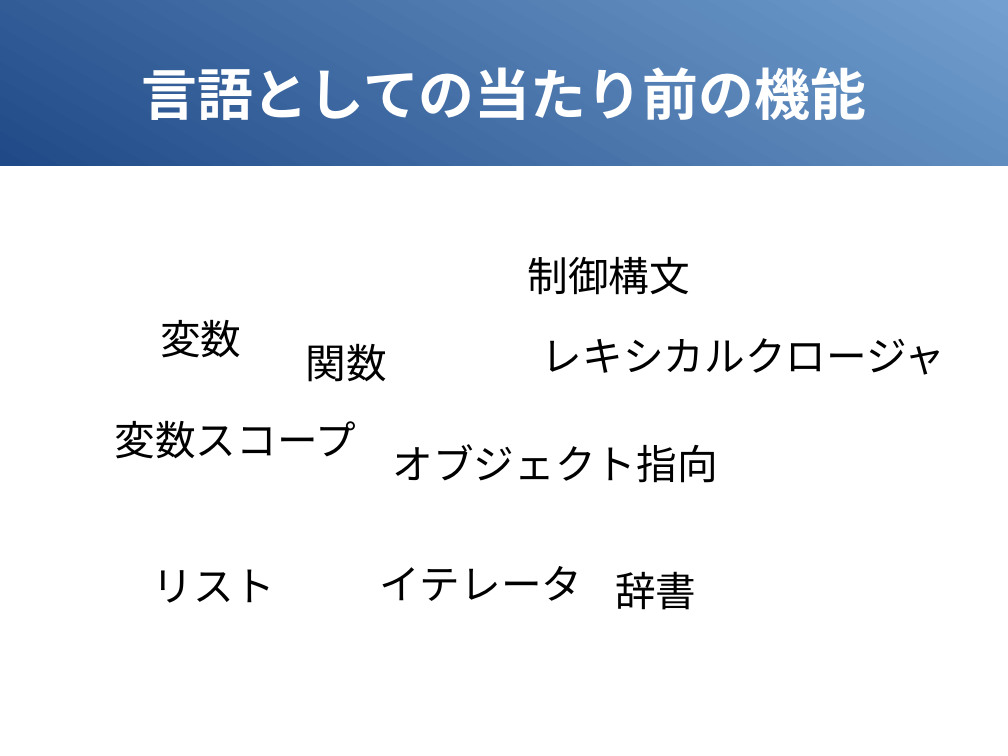
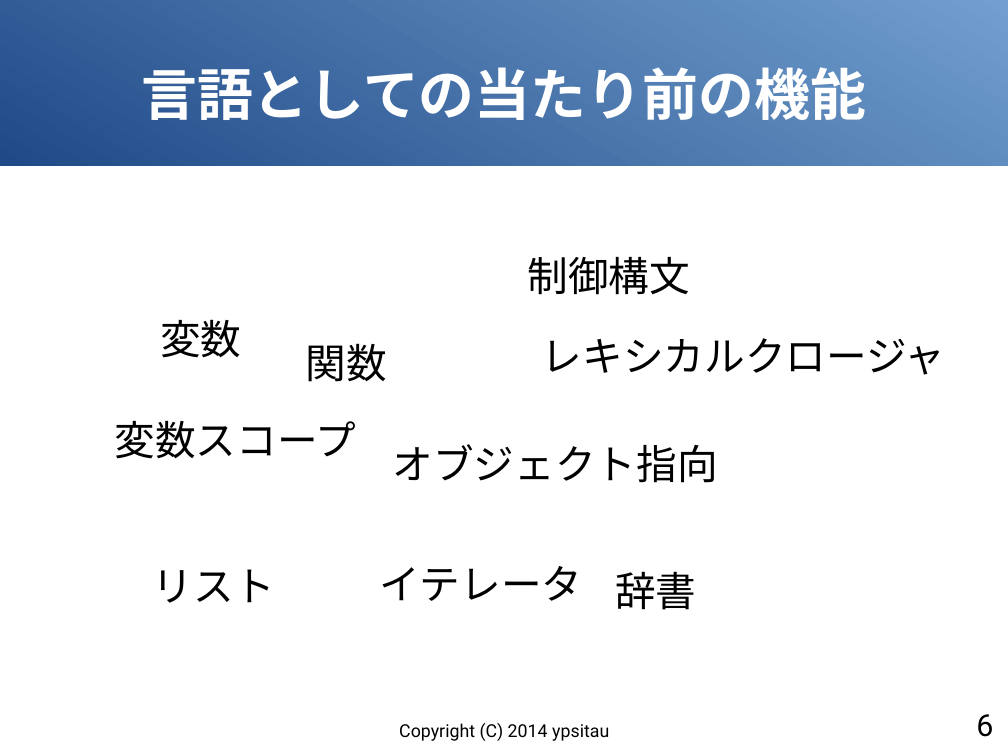
Before and after one commit to gura-lang/gura-doc, a slide deck: slide 6 of presentation/gura-introduction.odp. Drawn at 1008x756 pixels with LibreOffice and Linux fonts; fonts in the diff are those of the drawing. Boxes give left, top, right and bottom in pixels: in the first picture for what was removed or moved away, otherwise in the second. Text is boxed around its words. In the diff, an @@ line names an element or a change of style, - is before the commit and + after.

```diff
--- a/presentation/gura-introduction.odp
+++ b/presentation/gura-introduction.odp
@@ page number added at (976,714,993,737), 24 pt, text #000000 @@
+6
@@ text added at (399,723,609,741), 14 pt, text #000000 @@
+Copyright (C) 2014 ypsitau
```
Also in this commit, not shown: 7 other slides changed.
